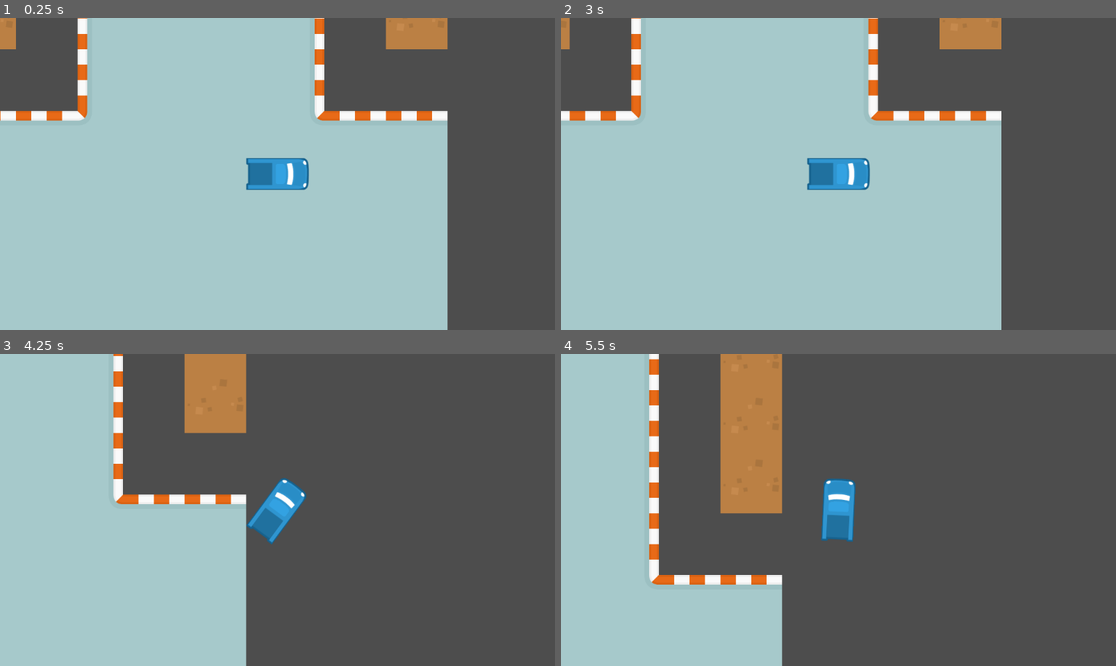
Above: before the commit, frames 1-4 (two rows, left to right).
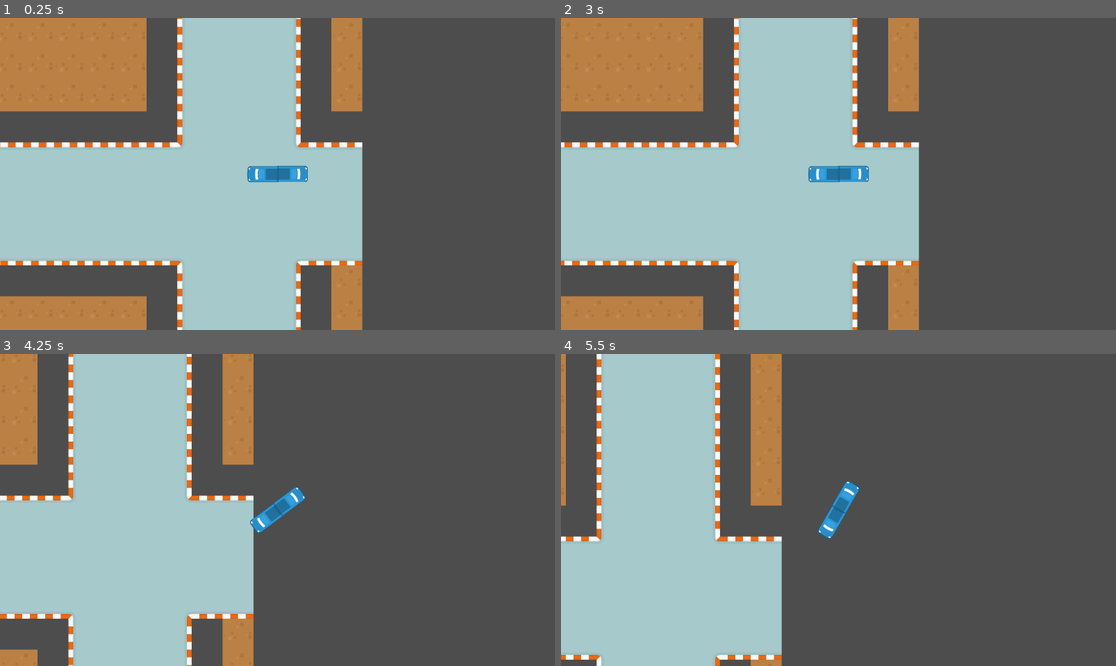
Above: after the commit, the same moments.

Repository: mgardne8/LoopDriver
Game: Godot game, scene res://Assets/Scenes/city_level.tscn
The game is run twice, just before and just after one commit, with the same random seed, the same clock (stepped at 60 frames per second) and the same inputs.
Inputs:
- Up to frame 1 (0.25 s): no input
- Up to frame 2 (3 s): tap Enter at 0.5, 2 s; hold D (steer_right) 0.53-1.28 s; tap Space (handbrake) at 1.25, 2.75 s; hold Space (handbrake) 1.28-2.03 s; hold D (steer_right) 2.03-2.78 s; hold W (accelerate) from 2.78 s (still down)
- Up to frame 3 (4.25 s): release W (accelerate) at 3.53 s; hold A (steer_left) from 3.53 s (still down)
- Up to frame 4 (5.5 s): release A (steer_left) at 5.03 s; hold Space (handbrake) from 5.03 s (still down)

The runs differ from the first frame. In frame 1, 41% of the frame differs, in the area x 0-81%, y 0-100%; in frame 2, 40%; in frame 3, 21%; in frame 4, 20%.

Commit message:
Bus that drifts

Diff:
--- a/PlayerBus/PlayerBus.tscn
+++ b/PlayerBus/PlayerBus.tscn
@@ -7,13 +7,28 @@
 atlas = ExtResource("2_o81gf")
 region = Rect2(284, 383.5, 66, 130)
 
+[sub_resource type="CapsuleShape2D" id="CapsuleShape2D_o81gf"]
+radius = 32.0
+height = 252.0
+
 [node name="CharacterBody2D" type="CharacterBody2D"]
+position = Vector2(-1, 0)
 script = ExtResource("1_gkev4")
 
 [node name="Sprite2D" type="Sprite2D" parent="."]
+position = Vector2(62, 0)
 rotation = 1.5708
 texture = SubResource("AtlasTexture_ucdfl")
 
+[node name="Sprite2D2" type="Sprite2D" parent="."]
+position = Vector2(-60, 1)
+rotation = 4.71239
+texture = SubResource("AtlasTexture_ucdfl")
+
 [node name="CollisionShape2D" type="CollisionShape2D" parent="."]
+position = Vector2(0, -1)
+rotation = 1.5708
+shape = SubResource("CapsuleShape2D_o81gf")
 
 [node name="Camera2D" type="Camera2D" parent="."]
+zoom = Vector2(0.5, 0.5)
--- a/character_body_2d.gd
+++ b/character_body_2d.gd
@@ -1,7 +1,7 @@
 extends CharacterBody2D
 
 var wheel_base = 70
-var steering_angle = 15
+var steering_angle = 10
 var engine_power = 900
 var friction = -0.5
 var drag = -0.001
@@ -10,14 +10,16 @@
 var slip_speed = 400
 var traction_fast = 0.1
 var traction_slow = 0.7
-var handbreak_slip = 0.001
+var handbreak_traction = 0.001
 var handbrake_strength = -100
+var handbraking = false
 
 var acceleration = Vector2.ZERO
 var steer_direction
 
 func _physics_process(delta: float) -> void:
 	acceleration = Vector2.ZERO
+	handbraking = false
 	get_input()
 	apply_friction()
 	calculate_steering(delta)
@@ -44,8 +46,8 @@
 	if Input.is_action_pressed("reverse"):
 		acceleration = transform.x * braking
 
-	if Input.is_action_pressed("handbrake") and velocity.length() > 1:
-		acceleration = transform.x * braking
+	if Input.is_action_pressed("handbrake"):
+		handbraking = true
 
 func calculate_steering(delta):
 	var rear_wheel = position - transform.x * wheel_base/2
@@ -56,10 +58,12 @@
 	var traction = traction_slow
 	if velocity.length() > slip_speed:
 		traction = traction_fast
+	if handbraking:
+		traction = handbreak_traction
 	var d = new_heading.dot(velocity.normalized())
 	if d > 0:
 		velocity = velocity.lerp(new_heading * velocity.length(),traction)
-	if d < 0:
+	if d < 0 :
 		velocity = -new_heading * min(velocity.length(), max_speed_rev)
 
 	rotation = new_heading.angle()
Not shown: 1 places in PlayerBus/PlayerBus.tscn that only renumber resources
